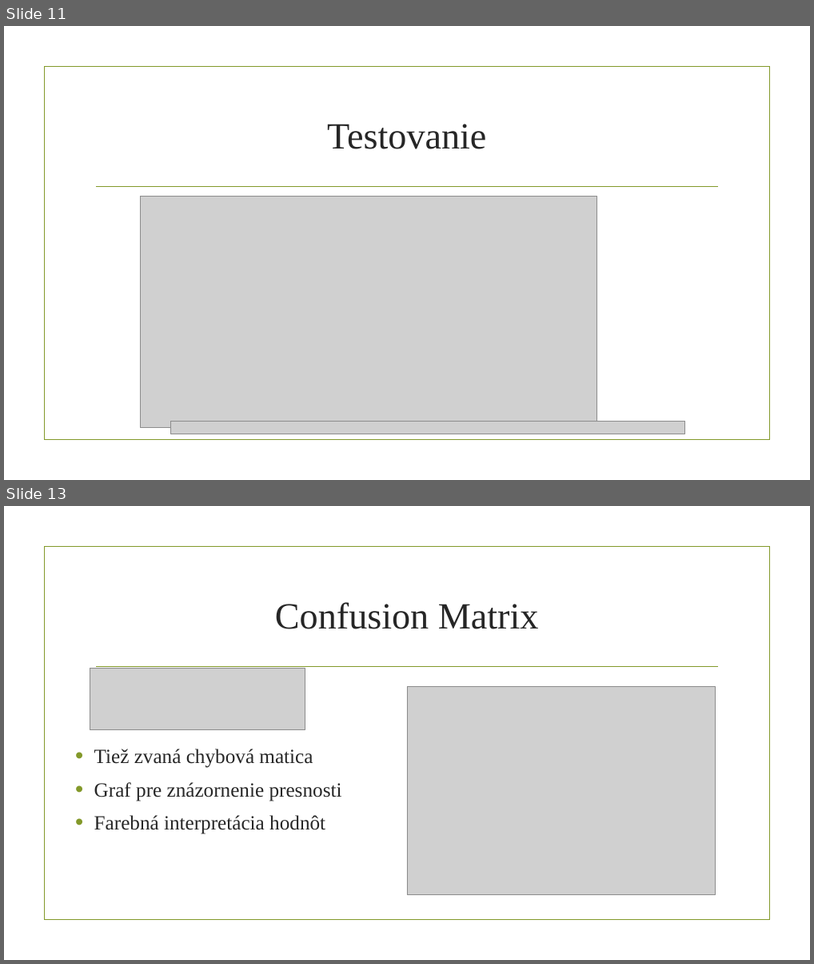
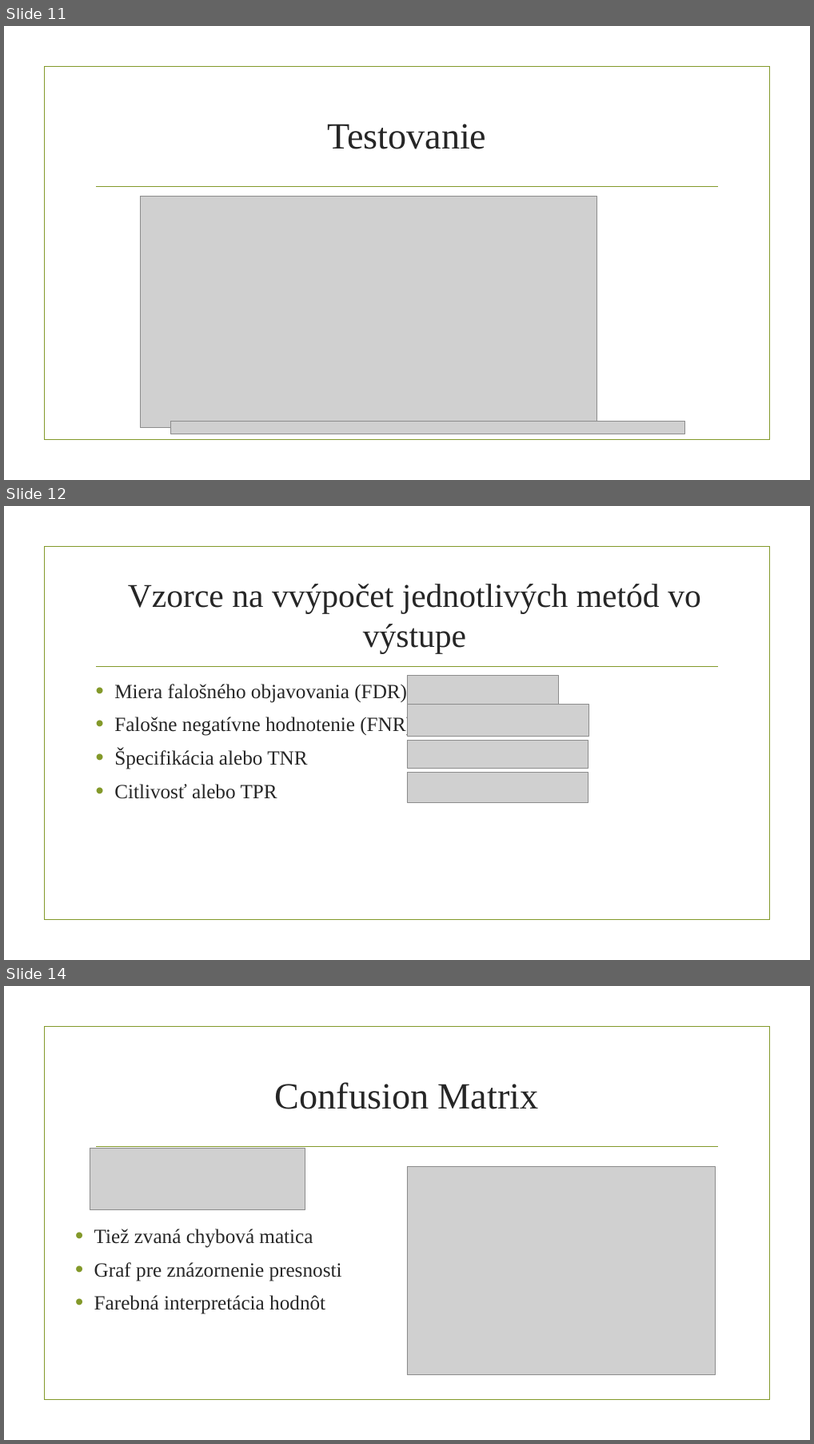
Before and after one commit to georgeob/Kysucky_NS2019, a slide deck: Kysucky_prezentacia.pptx. Shown one above the other, each under a label of ours: slides 11 and 13 before the commit, slides 11, 12 and 14 after it; the slides between them are not shown. The pictures are 814x964 and 814x1444 pixels, drawn with LibreOffice and Linux fonts; fonts in the diff are those of the drawing; grey boxes stand for pictures; background and template pictures are left out. Boxes give left, top, right and bottom in pixels: in the first picture for what was removed or moved away, otherwise in the second. Text is boxed around its words. In the diff, an @@ line names an element or a change of style, - is before the commit and + after.

```diff
--- a/Kysucky_prezentacia.pptx
+++ b/Kysucky_prezentacia.pptx
@@ slide 12 added at (x1=4, y1=506, x2=810, y2=960), background picture (left out); not listed: 2 template elements that a slide beside it also shows @@
@@ title added at (x1=128, y1=584, x2=702, y2=654), 39.6 pt, text #262626 @@
+Vzorce na vvýpočet jednotlivých metód vo výstupe
@@ text added at (x1=114, y1=684, x2=413, y2=799), 24 pt, text #262626 @@
+• Miera falošného objavovania (FDR)
+• Falošne negatívne hodnotenie (FNR)
+• Špecifikácia alebo TNR
+• Citlivosť alebo TPR
@@ picture added at (x1=407, y1=676, x2=558, y2=704) @@
@@ picture added at (x1=407, y1=704, x2=590, y2=736) @@
@@ picture added at (x1=407, y1=740, x2=588, y2=768) @@
@@ picture added at (x1=407, y1=772, x2=588, y2=803) @@
@@ what was slide 13 is now slide 14 @@
```
Also in this commit, not shown: 7 slides changed, 1 other file.
